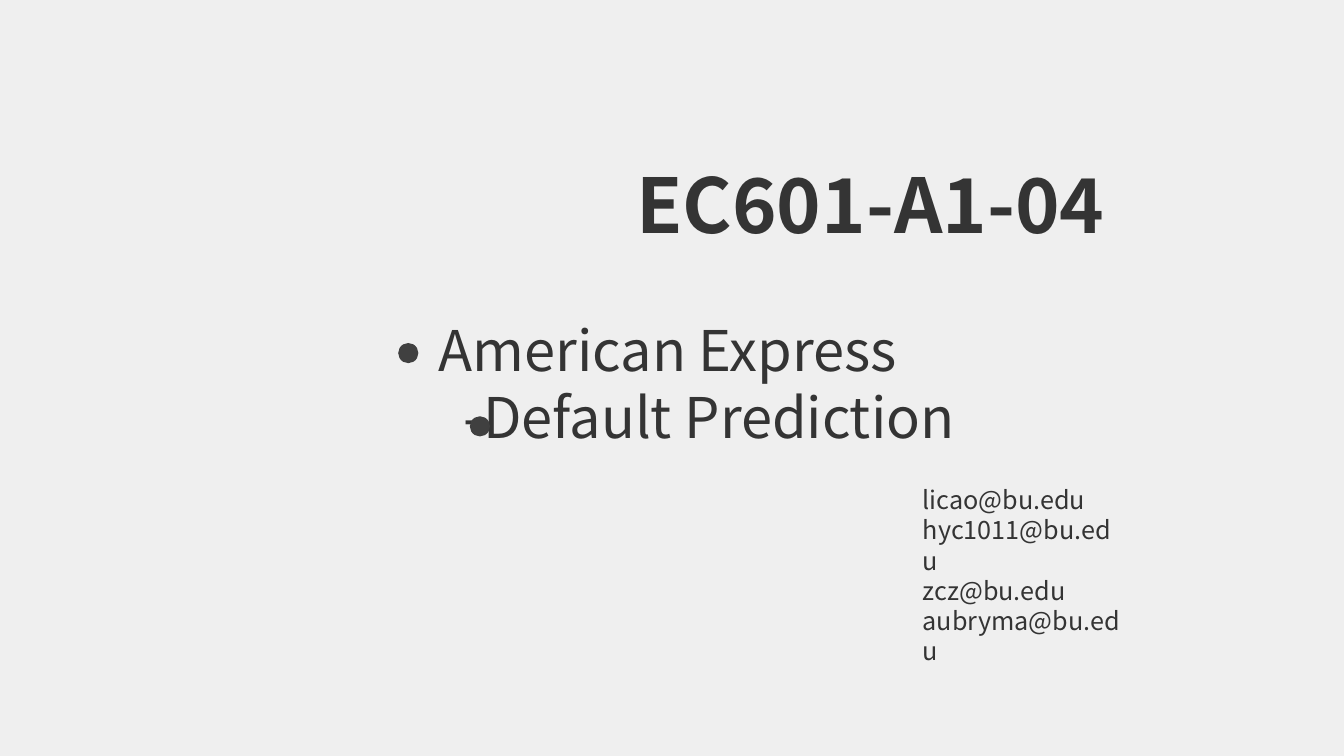
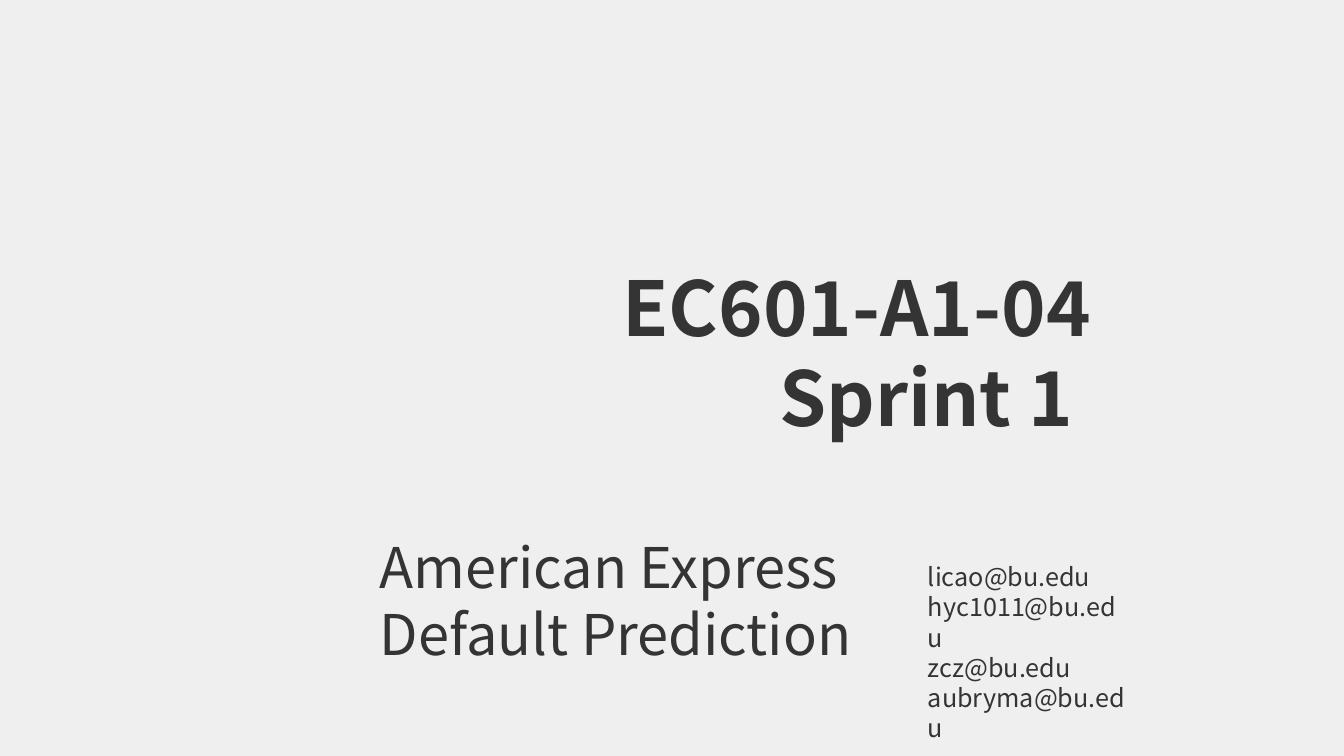
Before and after one commit to licao2998/EC601-A1-04, a slide deck: slide 1 of presentation.pptx. Drawn at 1344x756 pixels with LibreOffice and Linux fonts; fonts in the diff are those of the drawing; background and template pictures are left out. Boxes give left, top, right and bottom in pixels: in the first picture for what was removed or moved away, otherwise in the second. Text is boxed around its words. In the diff, an @@ line names an element or a change of style, - is before the commit and + after.

```diff
--- a/presentation.pptx
+++ b/presentation.pptx
@@ text "EC601-A1-04": place and size @@
-text "EC601-A1-04" at (439, 176, 1104, 439)
+text "EC601-A1-04" at (380, 279, 1090, 656)
@@ ellipse removed at (398, 343, 418, 363) @@
@@ text at (780, 364, 1074, 443): paragraph added @@
+Sprint 1
@@ ellipse removed at (470, 416, 490, 437) @@
@@ text "licao@bu.edu": place and size @@
-text "licao@bu.edu" at (923, 489, 1120, 636)
+text "licao@bu.edu" at (928, 566, 1125, 713)
@@ text at (380, 599, 851, 656): text changed @@
--Default Prediction
+Default Prediction
```
Also in this commit, not shown: 7 other slides changed.
